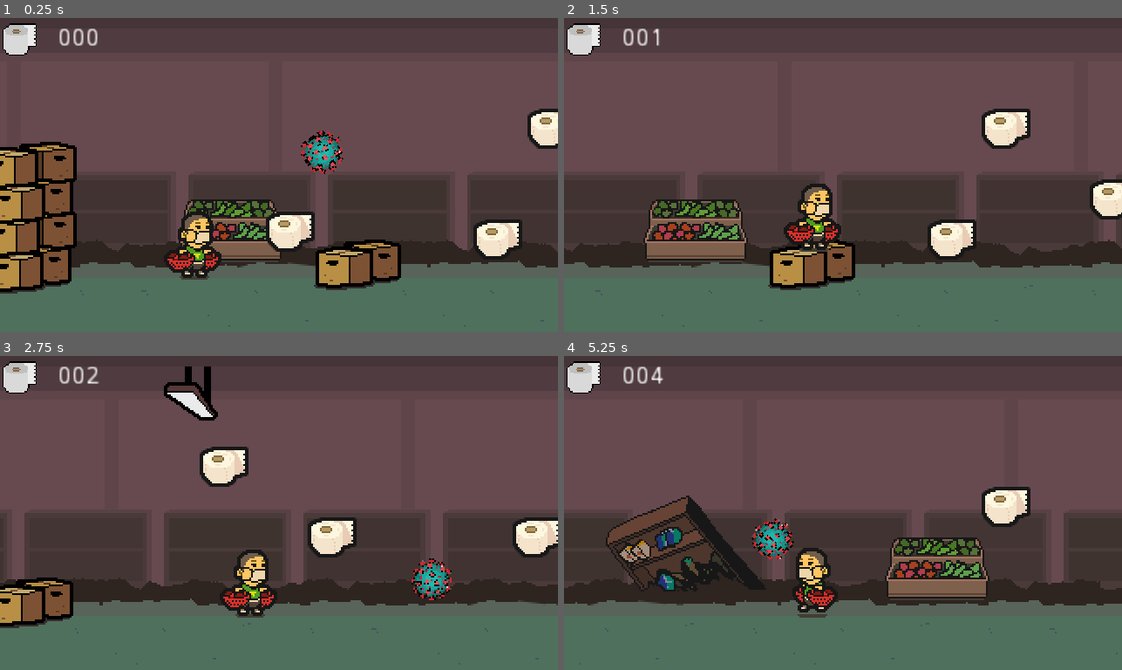
Above: before the commit, frames 1-4 (two rows, left to right).
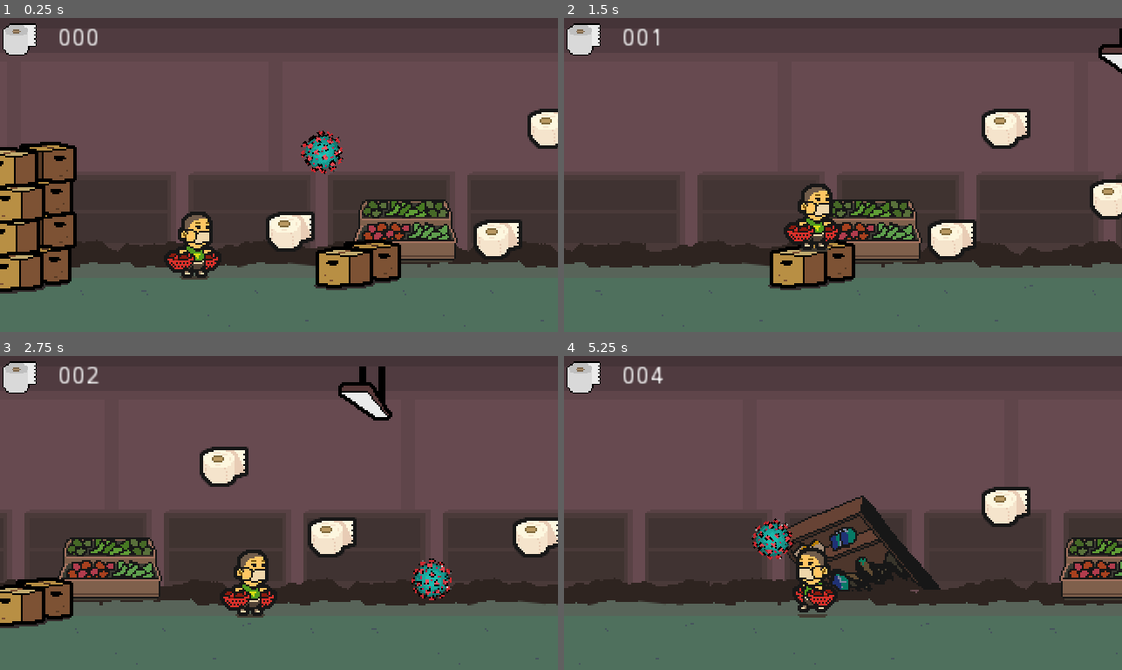
Above: after the commit, the same moments.

Repository: progsource/ssj2020_1
Game: Godot game, scene res://scenes/Game.tscn
The game is run twice, just before and just after one commit, with the same random seed, the same clock (stepped at 60 frames per second) and the same inputs.
Inputs:
- Up to frame 1 (0.25 s): no input
- Up to frame 2 (1.5 s): hold Right (ui_right) from 0.53 s (still down); tap Space (ui_select) at 0.77 s
- Up to frame 3 (2.75 s): tap Space (ui_select) at 1.52 s; release Right (ui_right) at 2.03 s; hold Left (ui_left) from 2.03 s (still down)
- Up to frame 4 (5.25 s): release Left (ui_left) at 2.78 s; hold Right (ui_right) 2.78-4.28 s; tap Space (ui_select) at 3.02, 3.77, 4.52 s; hold Left (ui_left) 4.28-5.03 s; hold Right (ui_right) from 5.03 s (still down)

The runs differ from the first frame. In frame 1, 4.8% of the frame differs, in the area x 32-83%, y 57-78%; in frame 2, 5.9%; in frame 3, 4.6%; in frame 4, 11%, in the area x 7-100%, y 44-78%.

Commit message:
Background: better object offset

Diff:
--- a/code/scripts/Background.gd
+++ b/code/scripts/Background.gd
@@ -11,7 +11,7 @@
 
 
 const block_size : float = 160.0
-const view_offset : float = 320.0
+const view_offset : float = 100.0
 const light_texture = preload("res://assets/gfx/background/ceiling_light.png")
 const shelf_texture = preload("res://assets/gfx/background/shelfs_crumbled.png")
 const veggies_texture = preload("res://assets/gfx/background/shelfs_veggies.png")
@@ -48,7 +48,7 @@
 
 
 func _on_player_moved(var pos_x : float) -> void :
-	player_position_x = pos_x - view_offset
+	player_position_x = pos_x + view_offset
 
 
 func _is_obstacle_visible(var block_position : float) -> bool :
